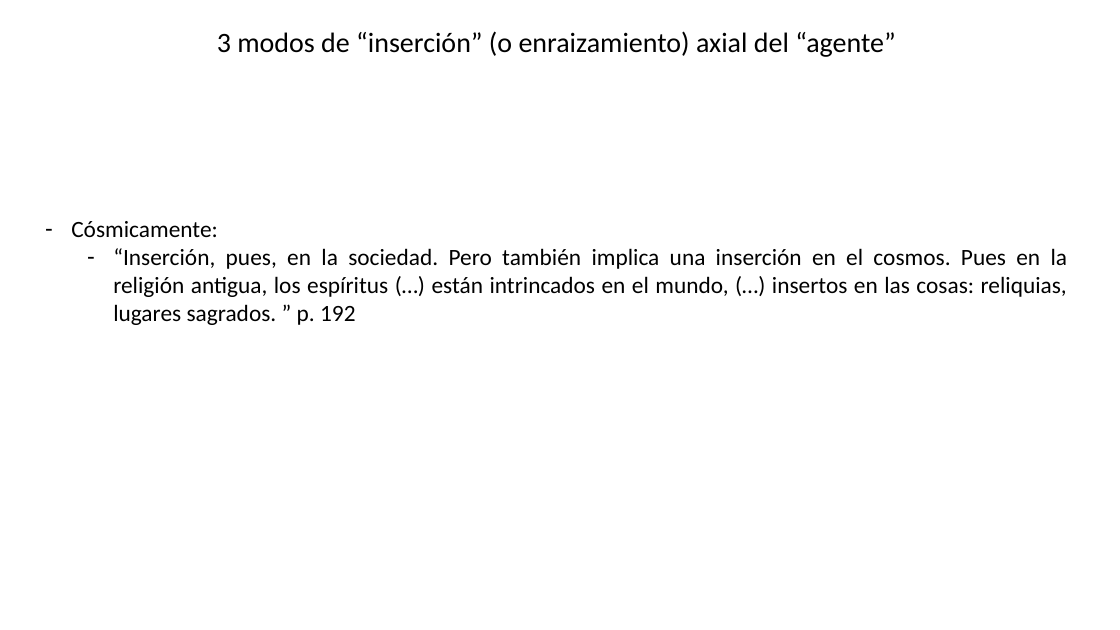
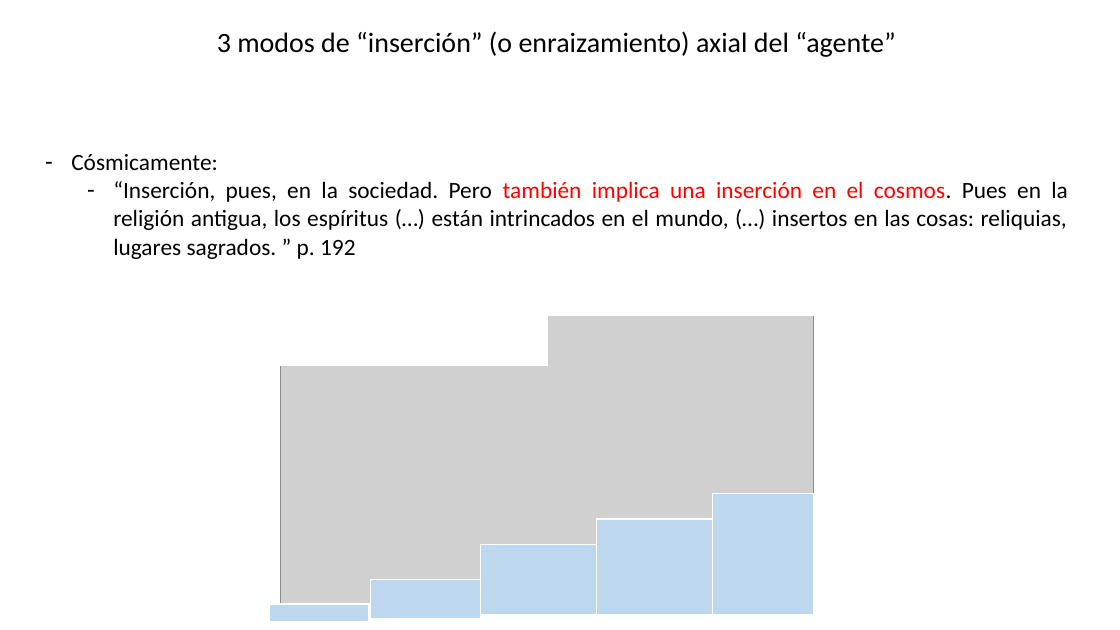
Before and after one commit to zaboltar/zaboltar.github.io, a slide deck: slide 14 of assets uarm/2023 2 UarmPCrit/Taylor - Era Secular 3 y 5.pptx. Drawn at 1120x630 pixels with LibreOffice and Linux fonts; fonts in the diff are those of the drawing; grey boxes stand for pictures. Boxes give left, top, right and bottom in pixels: in the first picture for what was removed or moved away, otherwise in the second. Text is boxed around its words. In the diff, an @@ line names an element or a change of style, - is before the commit and + after.

```diff
--- a/assets uarm/2023 2 UarmPCrit/Taylor - Era Secular 3 y 5.pptx
+++ b/assets uarm/2023 2 UarmPCrit/Taylor - Era Secular 3 y 5.pptx
@@ text "Cósmicamente:": place and size @@
-text "Cósmicamente:" at [71, 221, 1068, 325]
+text "Cósmicamente:" at [71, 154, 1068, 259]
@@ text at [113, 181, 1068, 259]: text colour #000000 to #FF0000 in "también implica una inserción en el cosmos." @@
@@ rectangle added at [534, 268, 827, 316], fill #FFFFFF, outline #FFFFFF 1 pt @@
@@ rectangle added at [252, 304, 547, 365], fill #FFFFFF, outline #FFFFFF 1 pt @@
@@ picture added at [281, 308, 814, 615] @@
@@ rectangle added at [712, 494, 814, 614], fill #BDD7EE, outline #FFFFFF 1 pt @@
@@ rectangle added at [597, 519, 712, 614], fill #BDD7EE, outline #FFFFFF 1 pt @@
@@ rectangle added at [481, 544, 597, 614], fill #BDD7EE, outline #FFFFFF 1 pt @@
@@ rectangle added at [371, 580, 481, 619], fill #BDD7EE, outline #FFFFFF 1 pt @@
@@ rectangle added at [270, 604, 370, 622], fill #BDD7EE, outline #FFFFFF 1 pt @@
```
Also in this commit, not shown: 13 other slides changed, 1 slide added, 1 slide removed, 7 other files.
